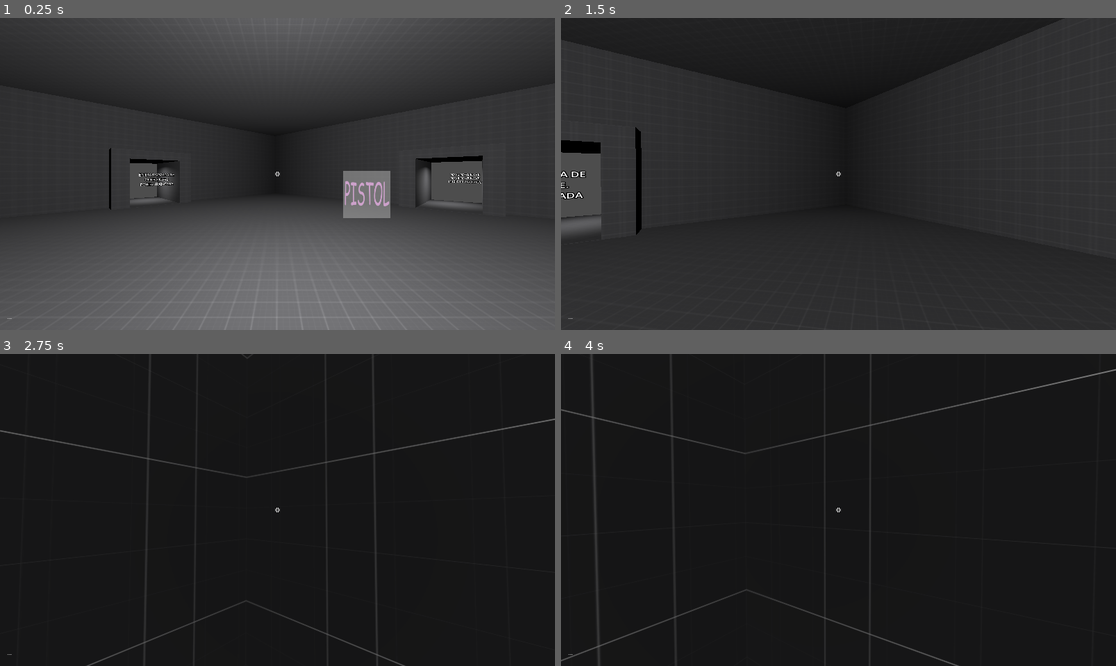
Above: before the commit, frames 1-4 (two rows, left to right).
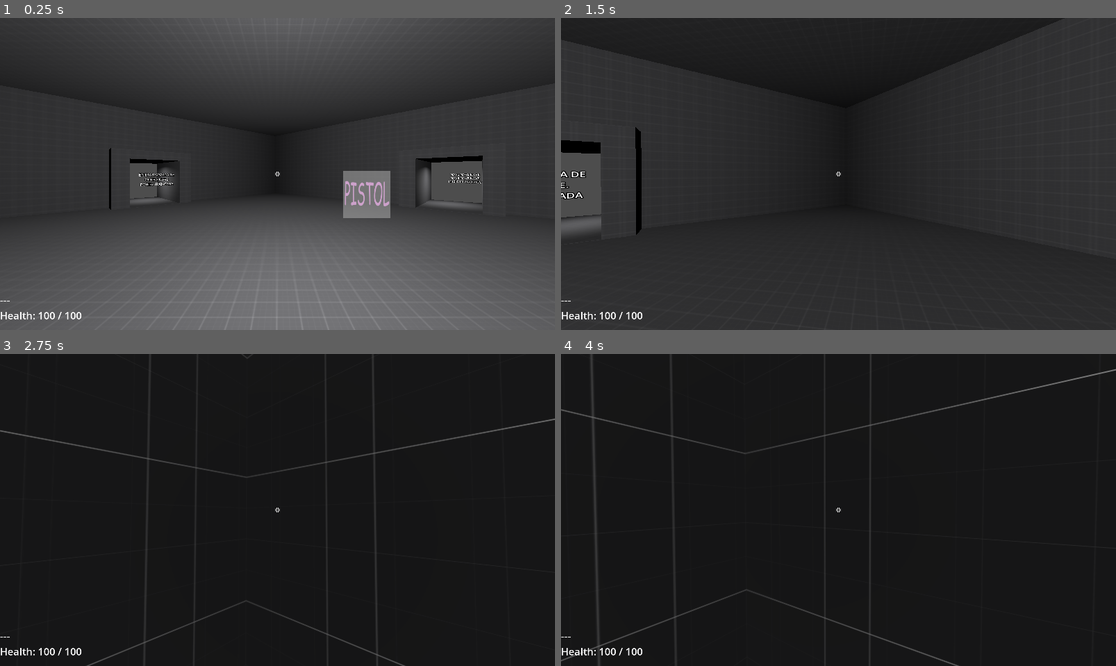
Above: after the commit, the same moments.

Repository: alxcsx/scifi-fps
Game: Godot game, scene res://scenes/map/Main.tscn
The game is run twice, just before and just after one commit, with the same random seed, the same clock (stepped at 60 frames per second) and the same inputs.
Inputs (mouse positions are in pixels of both pictures, inside the frame that each line leads up to):
- Up to frame 1 (0.25 s): no input
- Up to frame 2 (1.5 s): move the mouse to (866, 174) at 0.52 s; hold E (weapon_next) 0.53-1.28 s; hold W (move_forward) from 0.53 s (still down); tap Q (weapon_prev) at 0.8, 1.35 s; move the mouse to (810, 174) at 1.27 s
- Up to frame 3 (2.75 s): keep holding W (move_forward); tap E (weapon_next) at 1.55 s; move the mouse to (288, 503) at 2.02 s; hold Shift (crouch) from 2.03 s (still down); tap Q (weapon_prev) at 2.3 s
- Up to frame 4 (4 s): keep holding W (move_forward); move the mouse to (832, 516) at 2.77 s; release Shift (crouch) at 2.78 s; click (832, 516) at 2.85 s; tap E (weapon_next) at 3.05 s; tap Enter at 3.5 s; move the mouse to (877, 513) at 3.52 s; hold E (weapon_next) from 3.53 s (still down); tap Q (weapon_prev) at 3.8 s

The runs differ from the first frame. In frame 1, 0.1% of the frame differs, in the area x 0-15%, y 90-97%; in frame 2, 0.2%; in frame 3, 0.2%; in frame 4, 0.2%.

Commit message:
desacoplar ammo ui do weapons manager + health ui

Diff:
--- a/scenes/controllers/player.tscn
+++ b/scenes/controllers/player.tscn
@@ -5,8 +5,12 @@
 [ext_resource type="Script" uid="uid://bwne07mm23kui" path="res://scripts/player/PlayerInventoryManager.gd" id="2_dqkch"]
 [ext_resource type="Script" uid="uid://d2q325h3ul3s0" path="res://scripts/player/PlayerMovementManager.gd" id="2_qhqgy"]
 [ext_resource type="PackedScene" uid="uid://dh65p6lyige1w" path="res://scenes/controllers/weapons_manager.tscn" id="3_qhqgy"]
+[ext_resource type="Script" uid="uid://dmjyqs7aqro33" path="res://scripts/ui/StatusUi.gd" id="6_4p0md"]
 
 [sub_resource type="CapsuleShape3D" id="CapsuleShape3D_onrkg"]
+
+[sub_resource type="LabelSettings" id="LabelSettings_4p0md"]
+font_size = 35
 
 [node name="Player" type="CharacterBody3D" unique_id=1601922834]
 script = ExtResource("1_xxdfd")
@@ -47,13 +51,28 @@
 
 [node name="HUD" type="CanvasLayer" parent="." unique_id=1751736324]
 
-[node name="UI_Root" type="Control" parent="HUD" unique_id=460035666]
-layout_mode = 3
-anchors_preset = 15
-anchor_right = 1.0
+[node name="UI_Root" type="VBoxContainer" parent="HUD" unique_id=471601780]
+anchors_preset = 2
+anchor_top = 1.0
 anchor_bottom = 1.0
-grow_horizontal = 2
-grow_vertical = 2
+offset_top = -154.0
+offset_right = 121.0
+grow_vertical = 0
 mouse_filter = 2
+alignment = 1
+script = ExtResource("6_4p0md")
+
+[node name="AmmoLabel" type="Label" parent="HUD/UI_Root" unique_id=1966502148]
+layout_mode = 2
+text = "Ammo:"
+label_settings = SubResource("LabelSettings_4p0md")
+vertical_alignment = 1
+
+[node name="HealthLabel" type="Label" parent="HUD/UI_Root" unique_id=125058601]
+layout_mode = 2
+text = "Ammo:
+"
+label_settings = SubResource("LabelSettings_4p0md")
+vertical_alignment = 1
 
 [editable path="WeaponsManager"]
--- a/scenes/controllers/weapons_manager.tscn
+++ b/scenes/controllers/weapons_manager.tscn
@@ -9,7 +9,7 @@
 
 [node name="WeaponsManager" type="Node" unique_id=1126807396 node_paths=PackedStringArray("ammo_label")]
 script = ExtResource("1_md8hi")
-ammo_label = NodePath("WeaponsHUD/UI_Root/AmmoLabel")
+ammo_label = NodePath("")
 
 [node name="WeaponsHUD" type="CanvasLayer" parent="." unique_id=111736077]
 
@@ -21,20 +21,6 @@
 grow_horizontal = 2
 grow_vertical = 2
 mouse_filter = 2
-
-[node name="AmmoLabel" type="Label" parent="WeaponsHUD/UI_Root" unique_id=1538511945]
-layout_mode = 1
-anchors_preset = 2
-anchor_top = 1.0
-anchor_bottom = 1.0
-offset_left = 25.0
-offset_top = -65.0
-offset_right = 155.0
-offset_bottom = -16.0
-grow_vertical = 0
-text = "Ammo:
-"
-vertical_alignment = 1
 
 [node name="CrossHair" type="TextureRect" parent="WeaponsHUD/UI_Root" unique_id=242390794]
 layout_mode = 1
--- a/scenes/map/Main.tscn
+++ b/scenes/map/Main.tscn
@@ -97,8 +97,6 @@
 spot_range = 3.044
 spot_angle = 82.97
 
-[node name="CharacterBody3D" type="CharacterBody3D" parent="SpotLightDecompress2" unique_id=704967444]
-
 [node name="SpotLightDecompress" type="SpotLight3D" parent="." unique_id=1304865898]
 transform = Transform3D(1, 0, 0, 0, -4.371139e-08, 1, 0, -1, -4.371139e-08, -8.0980015, 79.45659, -4.03813)
 light_energy = 5.0
--- a/scripts/player/PlayerWeaponsManager.gd
+++ b/scripts/player/PlayerWeaponsManager.gd
@@ -26,14 +26,11 @@
     queue_free();
     return;
 
-  inventory.ammo_changed.connect(_on_ammo_changed)
   inventory.weapon_unlocked.connect(_on_weapon_unlocked)
 
   for c in %Weapons.get_children():
     if c is BaseWeaponView:
       _setup_weapon_view(c)
-
-  _update_ammo_display()
 
 func _setup_weapon_view(weapon_view: BaseWeaponView) -> void:
   if not weapon_view.weapon_data:
@@ -72,7 +69,6 @@
   var new_weapon := weapons[current_weapon_index]
   new_weapon.equip()
   weapon_equipped.emit(new_weapon.weapon_data)
-  _update_ammo_display()
 
 func _get_next_unlocked_weapon_index(direction: int) -> int:
   var max_weapons := weapons.size()
@@ -86,13 +82,6 @@
 
   return -1
 
-func _on_ammo_changed(type: AmmoItem.AmmoType, _new_amount: int) -> void:
-  var current_weapon := get_current_weapon()
-  if not current_weapon: return
-
-  if type == current_weapon.weapon_data.ammo_type:
-    _update_ammo_display()
-
 func _on_weapon_unlocked(weaponType: WeaponItem.WeaponType) -> void:
   var id := weapons.find_custom(func(w: BaseWeaponView): return w.weapon_data.weaponType == weaponType)
   print("Weapon unlocked: %s (%d)" % [weaponType, id])
@@ -100,16 +89,3 @@
     equip_weapon(id)
   else:
     push_warning("Unlocked weapon '%s' not found in weapons list!" % weaponType)
-
-func _update_ammo_display() -> void:
-  if not ammo_label or not inventory: return
-  var current_weapon := get_current_weapon()
-
-  if not current_weapon or not current_weapon.weapon_data or current_weapon.weapon_data.ammo_type == AmmoItem.AmmoType.NONE:
-    ammo_label.text = "---"
-    return
-
-  var current_type = weapons[current_weapon_index].weapon_data.ammo_type
-  var amount = inventory.ammo_inventory.get(current_type, 0)
-
-  ammo_label.text = str(amount)
--- /dev/null
+++ b/scripts/ui/StatusUi.gd
@@ -0,0 +1,57 @@
+extends Control
+class_name StatusUi
+
+@onready var health_label: Label = $HealthLabel
+@onready var ammo_label: Label = $AmmoLabel
+@onready var weapons_manager: PlayerWeaponsManager = %WeaponsManager
+@onready var inventory_manager: PlayerInventoryManager = %InventoryManager
+@onready var health_manager: PlayerHealthManager = %HealthManager
+
+
+func _ready() -> void:
+  setup_ammo_display()
+  setup_health_display()
+
+
+## HEALTH
+func setup_health_display() -> void:
+  if not health_label:
+    push_warning("No health label assigned to StatusUi!")
+  elif health_manager:
+    health_manager.health_changed.connect(_on_health_changed)
+    _on_health_changed(health_manager.current_health, health_manager.max_health)
+  else:
+    push_warning("No PlayerHealthManager found! Health display will not function.")
+    health_label.hide()
+
+func _on_health_changed(current_health: float, max_health: float) -> void:
+  health_label.text = "Health: %d / %d" % [current_health, max_health]
+
+## AMMO
+
+func setup_ammo_display() -> void:
+  if not ammo_label:
+    push_warning("No ammo label assigned to StatusUi!")
+  elif weapons_manager:
+    weapons_manager.weapon_equipped.connect(func(_w): _update_ammo_display())
+    inventory_manager.ammo_changed.connect(_on_ammo_changed)
+    _update_ammo_display()
+  else:
+    ammo_label.hide()
+
+func _on_ammo_changed(ammo_type: AmmoItem.AmmoType, _new_amount: int) -> void:
+  var current_weapon := weapons_manager.get_current_weapon()
+  if current_weapon and current_weapon.weapon_data.ammo_type == ammo_type:
+    _update_ammo_display()
+
+func _update_ammo_display() -> void:
+  var current_weapon := weapons_manager.get_current_weapon()
+
+  if not current_weapon or not current_weapon.weapon_data or current_weapon.weapon_data.ammo_type == AmmoItem.AmmoType.NONE:
+    ammo_label.text = "---"
+    return
+
+  var current_type = current_weapon.weapon_data.ammo_type
+  var amount = inventory_manager.ammo_inventory.get(current_type, 0)
+
+  ammo_label.text = str(amount)
Not shown, added: scripts/ui/StatusUi.gd.uid
